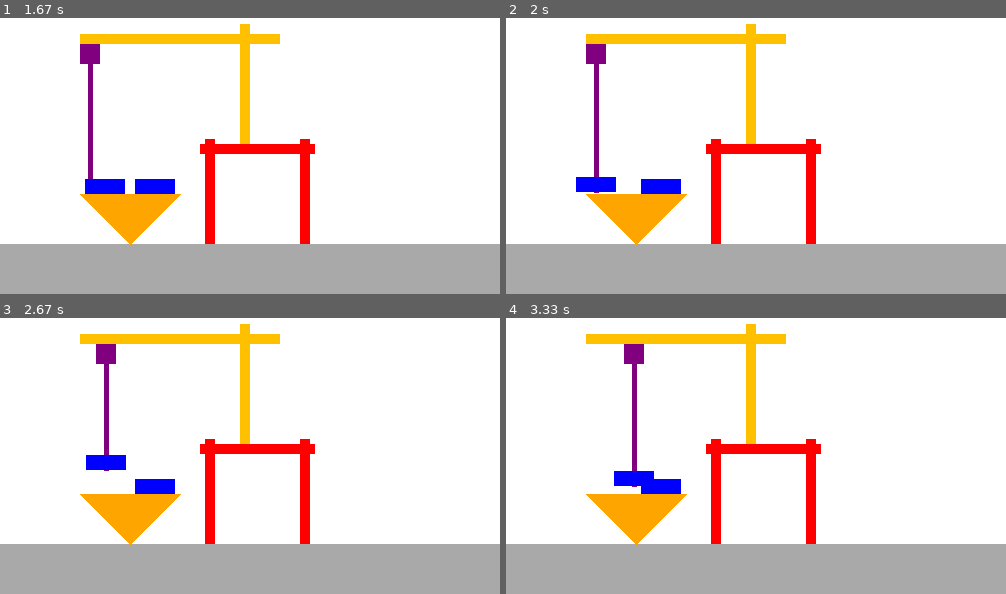
Above: before the commit, frames 1-4 (two rows, left to right).
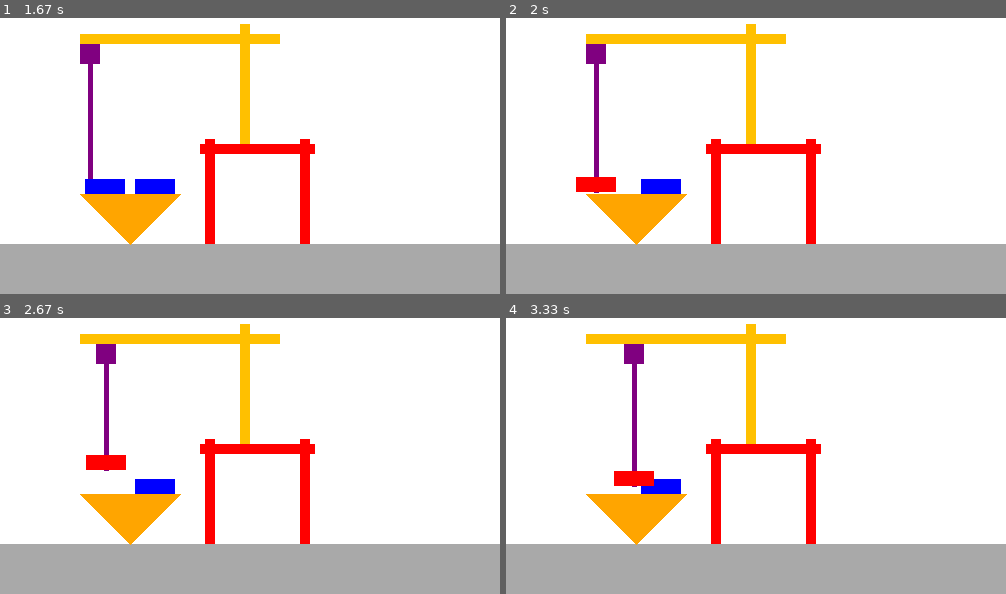
Above: after the commit, the same moments.

Repository: 1053079/MQTT-Crane
Game: pygame game, started from View1-pygame/main.py
The game is run twice, just before and just after one commit, with the same random seed, the same clock (stepped at 60 frames per second) and the same inputs.
Inputs:
- Up to frame 1 (1.67 s): hold A 0.33-0.87 s; hold S 0.9-1.2 s
- Up to frame 2 (2 s): tap Enter at 1.67 s
- Up to frame 3 (2.67 s): hold W 2-2.37 s; hold D from 2.4 s (still down)
- Up to frame 4 (3.33 s): release D at 3.03 s; hold S from 3.07 s (still down)

Frame 1 is identical in both runs. In frame 2, 0.4% of the frame differs, in the area x 14-22%, y 57-64%; in frame 3, 0.4%; in frame 4, 0.4%.

Commit message:
Fixed the pep-8 problems

Diff:
--- a/View1-pygame/main.py
+++ b/View1-pygame/main.py
@@ -14,7 +14,7 @@
 yellow = (255, 192, 0)
 red = (255, 0, 0)
 orange = (255, 165, 0)
-grey = (169,169,169)
+grey = (169, 169, 169)
 purple = (128, 0, 128)
 
 # Set up Rects
@@ -32,10 +32,6 @@
 Waterline = pygame.Rect(0, 250, 800, 50)
 original_container_1_position = Container_1.topleft
 original_container_2_position = Container_2.topleft
-picked_up_container_position = (0, 0)
-
-
-
 clock = pygame.time.Clock()
 
 # Main game loop
@@ -82,13 +78,13 @@
     pygame.draw.rect(screen, yellow, Bridge)
     pygame.draw.rect(screen, purple, Cabin)
     pygame.draw.rect(screen, grey, Waterline)
-    pygame.draw.line(screen, purple, (Cabin.centerx, Cabin.bottom), (Cabin.centerx, Cabin.bottom + rope_height), 5) # Rope
+    pygame.draw.line(screen, purple, (Cabin.centerx, Cabin.bottom), (Cabin.centerx, Cabin.bottom + rope_height), 5)  # Rope
     pygame.draw.polygon(screen, orange, [(80, 200), (130, 250), (180, 200)])  # Boat triangle
     pygame.draw.rect(screen, blue, Container_1)
     pygame.draw.rect(screen, blue, Container_2)
 
     if container_picked_up:
-        pygame.draw.rect(screen, blue, (Cabin.centerx - 20, Cabin.bottom + rope_height - 15, 40, 15))
+        pygame.draw.rect(screen, red, (Cabin.centerx - 20, Cabin.bottom + rope_height - 15, 40, 15))
 
     # Update the displayddd
     pygame.display.flip()
